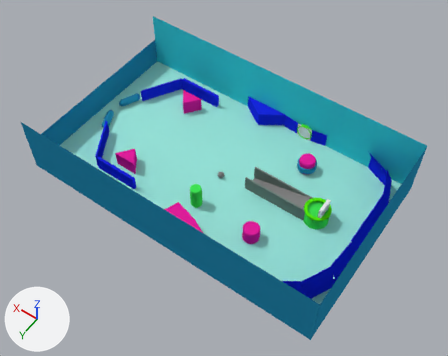
A saved change to the Blender file src/models/table_mods.blend.
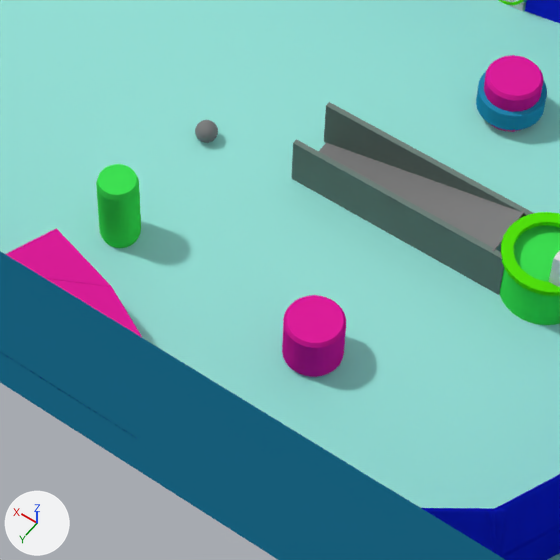
There are two pictures of each version: one whole from a 50 mm camera at (-7.02, 9.66, 15.21) aimed at (-0.37, 0.36, 0.59), one close up on the part from 36% to 72% of the width and 39% to 83% of the height. Lighting does not change. The marker at lower left points along +X, +Y and +Z.
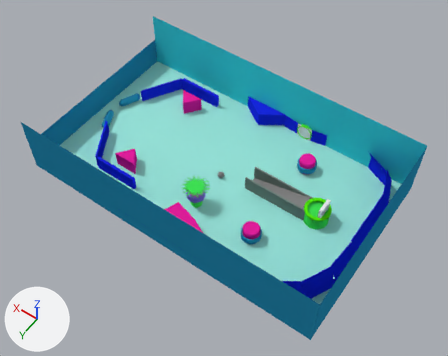
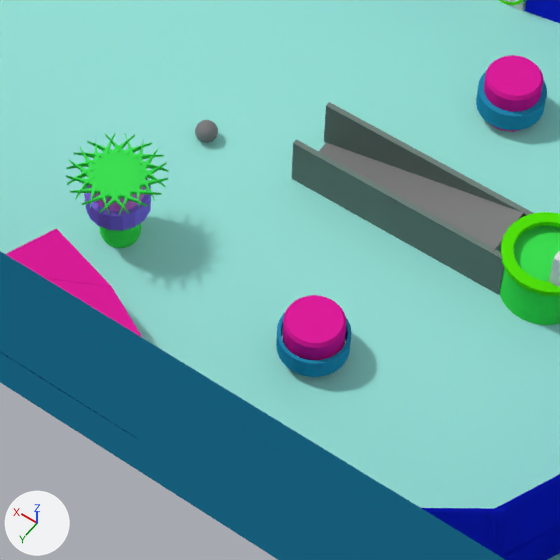
Pixel boxes [x1, y1, x2, y2] of what changed, in the close-ups (560 x 560 px):
```json
{"object": "Cylinder.016", "change": "added", "after": [66, 134, 168, 215], "on screen": "green"}
{"object": "Cylinder.013", "change": "added", "after": [276, 313, 352, 377], "on screen": "cyan"}
{"object": "Cylinder.014", "change": "added", "after": [85, 179, 151, 231], "on screen": "blue"}
{"object": "Cylinder.015", "change": "added", "after": [90, 186, 145, 211]}
{"object": "Cylinder.004", "change": "unchanged, covered by the edit", "before": [96, 164, 141, 248], "after": [99, 223, 141, 248]}
```

Scene script edits in JSON lines:
```json
{"op": "add", "block": "mat_material_013", "code": ["mat_material_013 = diffuse_material('Material.013')", "mat_material_013.base_color = (0.243, 0.16, 0.8)  # blue #876fe7"]}
{"op": "add", "block": "mat_material_014", "code": ["mat_material_014 = diffuse_material('Material.014')", "mat_material_014.base_color = (0.757, 0.241, 0.8)  # pink #e287e7"]}
{"op": "add", "block": "me_cylinder_013", "code": ["me_cylinder_013 = bpy.data.meshes.new('Cylinder.013')", "me_cylinder_013.from_pydata(...)  # 64 vertices, 32 faces; spans x -1.0..1.0, y -1.0..1.0, z -1.0..1.0", "me_cylinder_013.materials.append(mat_material_007)  # cyan #278fb9"]}
{"op": "add", "block": "me_cylinder_014", "code": ["me_cylinder_014 = bpy.data.meshes.new('Cylinder.014')", "me_cylinder_014.from_pydata(...)  # 32 vertices, 16 faces; spans x -1.0..1.0, y -1.0..1.0, z -1.0..1.0", "me_cylinder_014.materials.append(mat_material_013)  # blue #876fe7"]}
{"op": "add", "block": "me_cylinder_015", "code": ["me_cylinder_015 = bpy.data.meshes.new('Cylinder.015')", "me_cylinder_015.from_pydata(...)  # 32 vertices, 16 faces; spans x -1.0..1.0, y -1.0..1.0, z -1.0..1.0", "me_cylinder_015.materials.append(mat_material_014)  # pink #e287e7"]}
{"op": "add", "block": "me_cylinder_016", "code": ["me_cylinder_016 = bpy.data.meshes.new('Cylinder.016')", "me_cylinder_016.from_pydata(...)  # a 16-sided cylinder along z spanning x -1.0..1.0, y -1.0..1.0, z -1.0..1.0", "me_cylinder_016.materials.append(mat_material_001)  # green #40e755"]}
{"op": "add", "block": "ob_cylinder_013", "code": ["ob_cylinder_013 = bpy.data.objects.new('Cylinder.013', me_cylinder_013)", "ob_cylinder_013.location = (-2.0, 1.3, 0.21)", "ob_cylinder_013.scale = (0.3, 0.3, 0.1)", "_m = ob_cylinder_013.modifiers.new('Solidify', 'SOLIDIFY')", "_m.thickness = 0.1", "_m.nonmanifold_thickness_mode = 'FIXED'", "_m.nonmanifold_merge_threshold = 0.0003"]}
{"op": "add", "block": "ob_cylinder_014", "code": ["ob_cylinder_014 = bpy.data.objects.new('Cylinder.014', me_cylinder_014)", "ob_cylinder_014.location = (0.0, 1.256, 0.515)", "ob_cylinder_014.scale = (0.275, 0.275, 0.1)", "_m = ob_cylinder_014.modifiers.new('Solidify', 'SOLIDIFY')", "_m.thickness = 0.2", "_m.nonmanifold_thickness_mode = 'FIXED'", "_m.nonmanifold_merge_threshold = 0.0003"]}
{"op": "add", "block": "ob_cylinder_015", "code": ["ob_cylinder_015 = bpy.data.objects.new('Cylinder.015', me_cylinder_015)", "ob_cylinder_015.location = (0.0, 1.25, 0.705)", "ob_cylinder_015.scale = (0.23, 0.23, 0.1)", "_m = ob_cylinder_015.modifiers.new('Solidify', 'SOLIDIFY')", "_m.thickness = 0.1", "_m.nonmanifold_thickness_mode = 'FIXED'", "_m.nonmanifold_merge_threshold = 0.0003"]}
{"op": "add", "block": "ob_cylinder_016", "code": ["ob_cylinder_016 = bpy.data.objects.new('Cylinder.016', me_cylinder_016)", "ob_cylinder_016.location = (0.0, 1.25, 0.83)", "ob_cylinder_016.scale = (0.2, 0.2, 0.03)", "_m = ob_cylinder_016.modifiers.new('Bevel', 'BEVEL')", "_m.width = 0.4", "_m.width_pct = 0.4", "_m.segments = 18", "_m.limit_method = 'NONE'", "_m.use_clamp_overlap = False", "_m.offset_type = 'DEPTH'", "_m.spread = 0.0"]}
```
